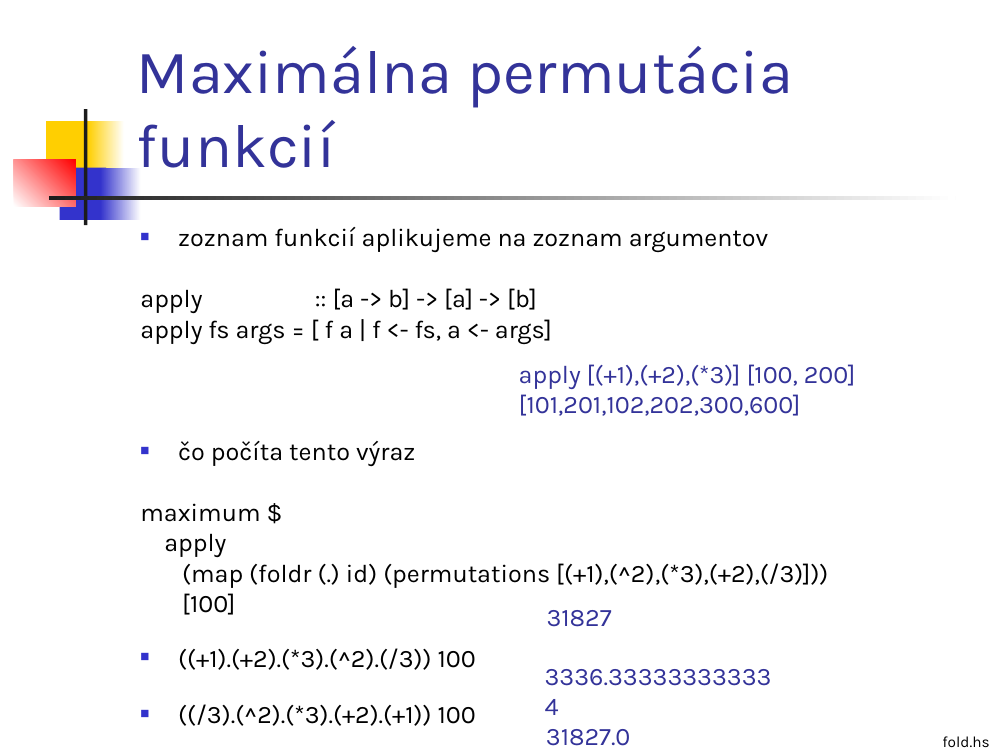
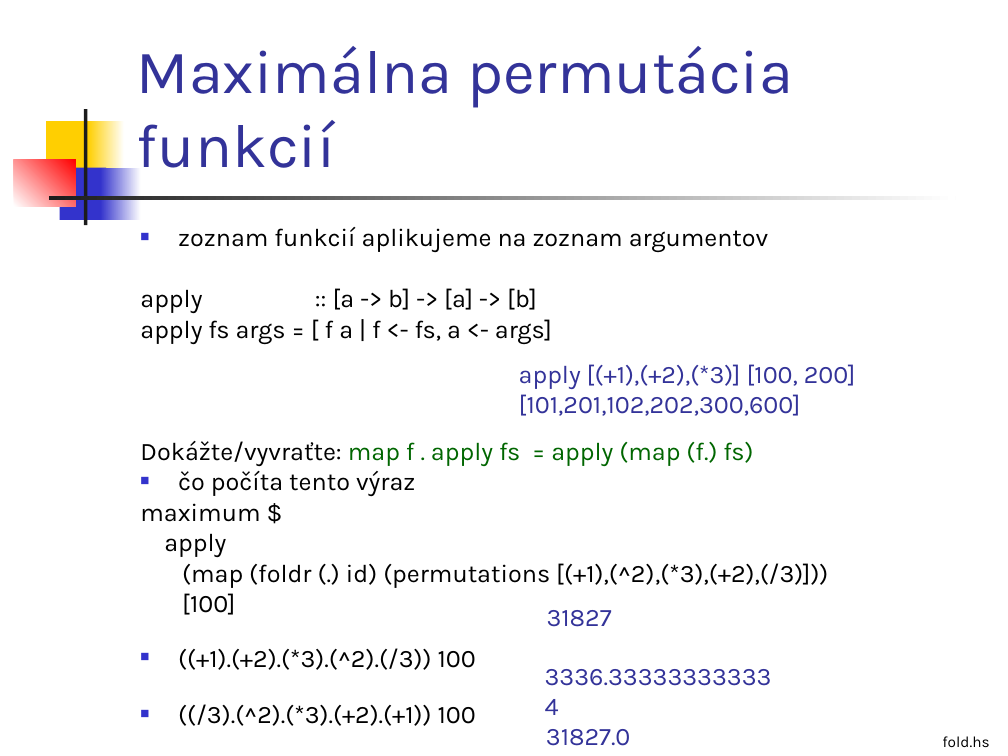
Before and after one commit to Funkcionalne/Prednasky, a slide deck: slide 31 of 02/02_fpro.ppt (slide 29 before the commit). Drawn at 1008x756 pixels with LibreOffice and Linux fonts; fonts in the diff are those of the drawing. Boxes give left, top, right and bottom in pixels: in the first picture for what was removed or moved away, otherwise in the second. Text is boxed around its words. In the diff, an @@ line names an element or a change of style, - is before the commit and + after.

```diff
--- a/02/02_fpro.ppt
+++ b/02/02_fpro.ppt
@@ text at box(140, 441, 753, 466): paragraph added @@
+Dokážte/vyvraťte: map f . apply fs = apply (map (f.) fs)
```
Also in this commit, not shown: 7 other slides changed, 3 slides added, 7 other files.
